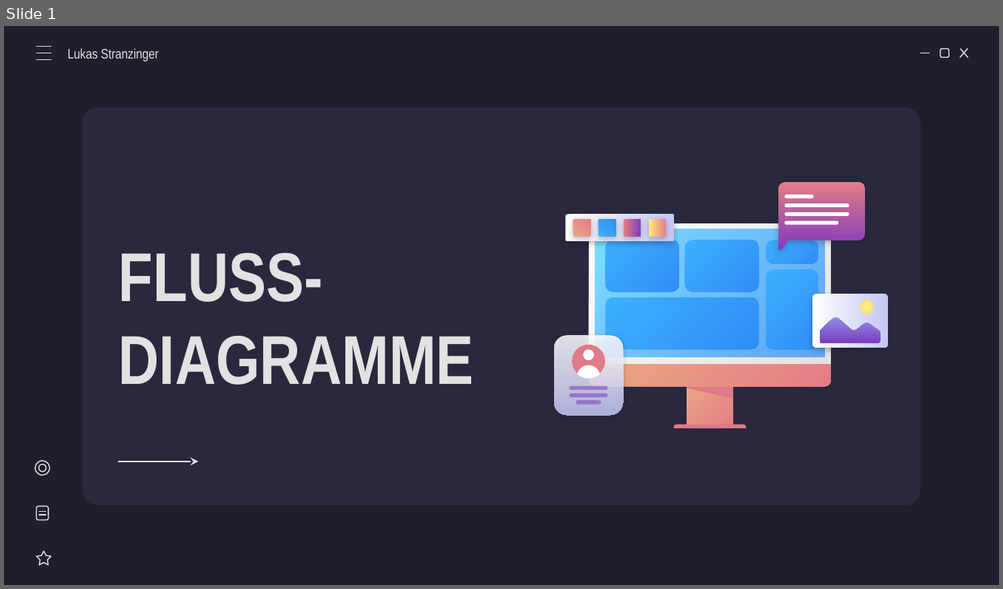
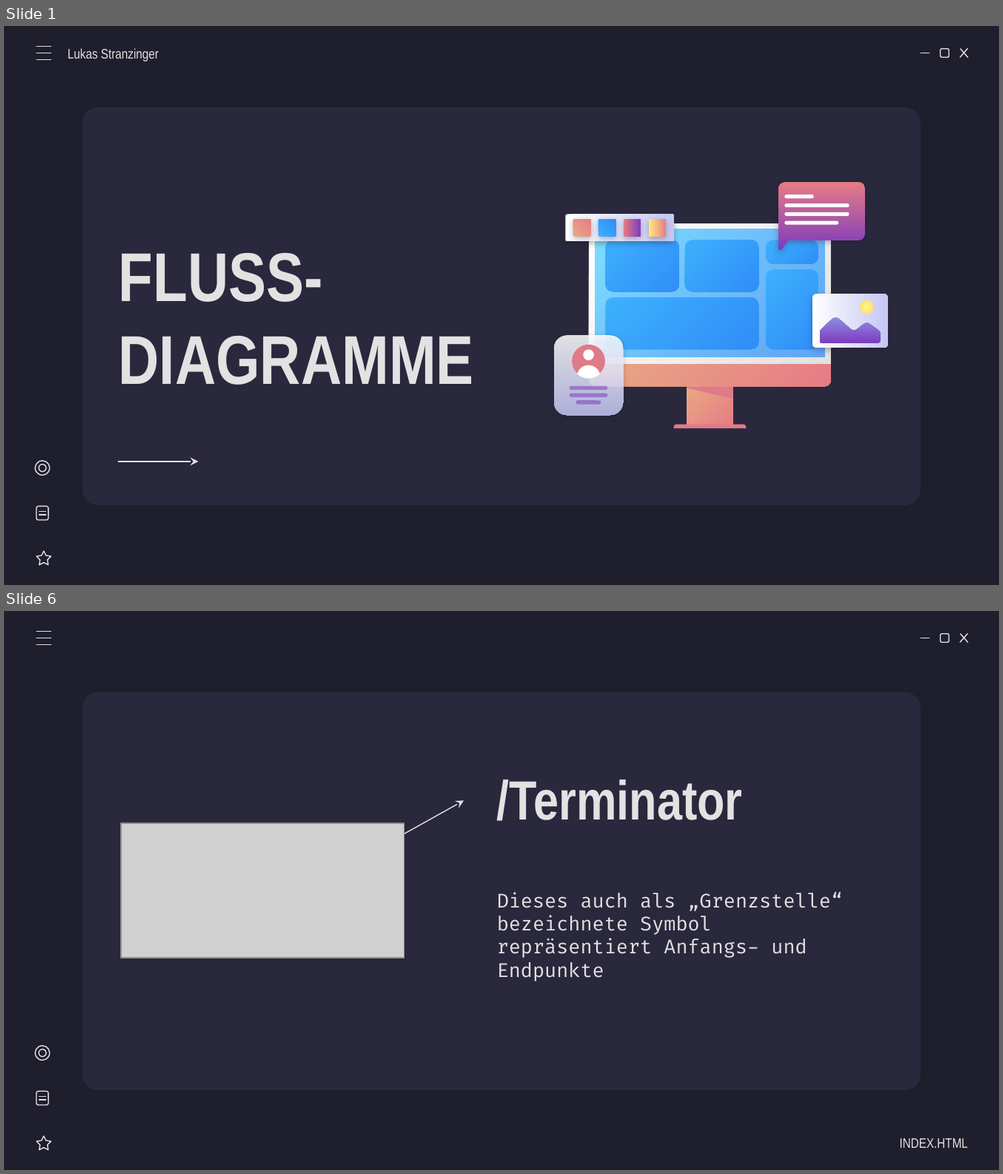
Before and after one commit to AlexanderSchallmeiner/Verhaltensdiagramme, a slide deck: Lukas Stranzinger/FlussdiagrammeV0.1.ppsx. Shown one above the other, each under a label of ours: slide 1 before the commit, slides 1 and 6 after it; the slides between them are not shown. The pictures are 1003x589 and 1003x1174 pixels, drawn with LibreOffice and Linux fonts; fonts in the diff are those of the drawing; grey boxes stand for pictures. Boxes give left, top, right and bottom in pixels: in the first picture for what was removed or moved away, otherwise in the second. Text is boxed around its words. In the diff, an @@ line names an element or a change of style, - is before the commit and + after.

```diff
--- a/Lukas Stranzinger/FlussdiagrammeV0.1.ppsx
+++ b/Lukas Stranzinger/FlussdiagrammeV0.1.ppsx
@@ slide 6 added at <box>4,611,999,1170</box>, background #1E1E2C; not listed: 5 template elements that a slide beside it also shows @@
@@ line added from (37, 632) to (51, 632), #E2E2E2 0.75 pt @@
@@ line added from (37, 645) to (51, 645), #E2E2E2 0.75 pt @@
@@ line added from (37, 638) to (51, 638), #E2E2E2 0.75 pt @@
@@ title added at <box>497,780,743,821</box>, 40 pt, text #E2E2E2, bold @@
+/Terminator
@@ arrow added from (391, 842) to (464, 801), #E2E2E2 0.75 pt @@
@@ picture added at <box>122,823,404,958</box> @@
@@ subtitle added at <box>497,892,843,982</box>, 14 pt, text #E2E2E2 @@
+Dieses auch als „Grenzstelle“ bezeichnete Symbol repräsentiert Anfangs- und Endpunkte
@@ group added at <box>35,1045,52,1150</box>: 2 lines, 2 ellipses, 1 star, 1 rounded rectangle @@
@@ subtitle added at <box>899,1139,967,1148</box>, 10 pt, text #E2E2E2 @@
+INDEX.HTML
```
Also in this commit, not shown: 4 slides changed, 15 other slides added, 3 slides removed.
